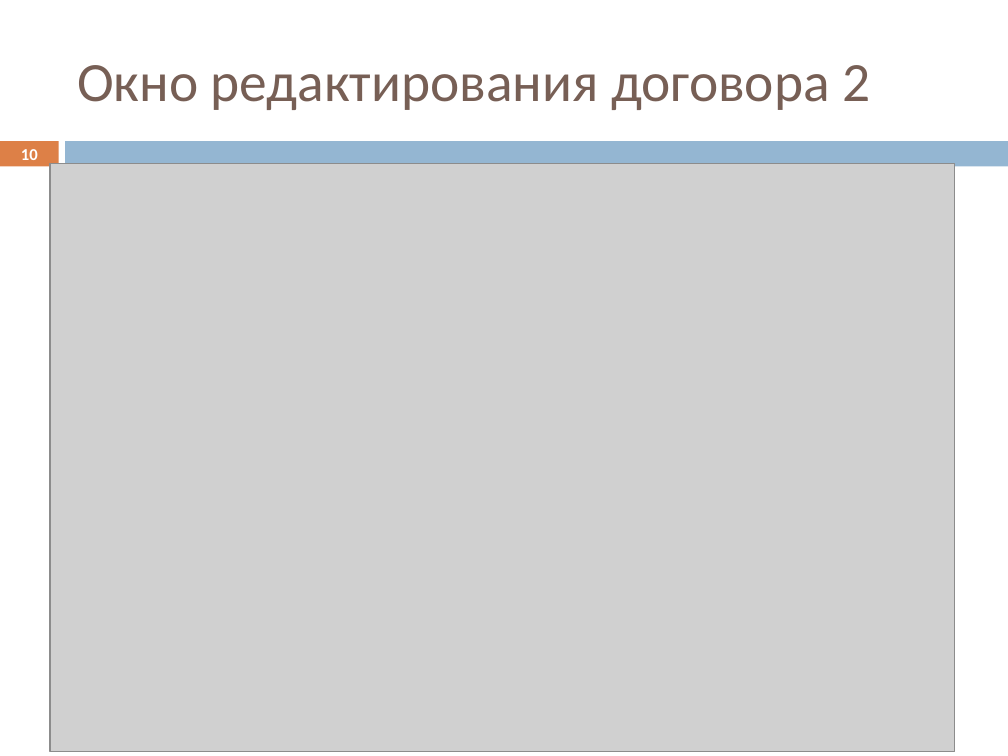
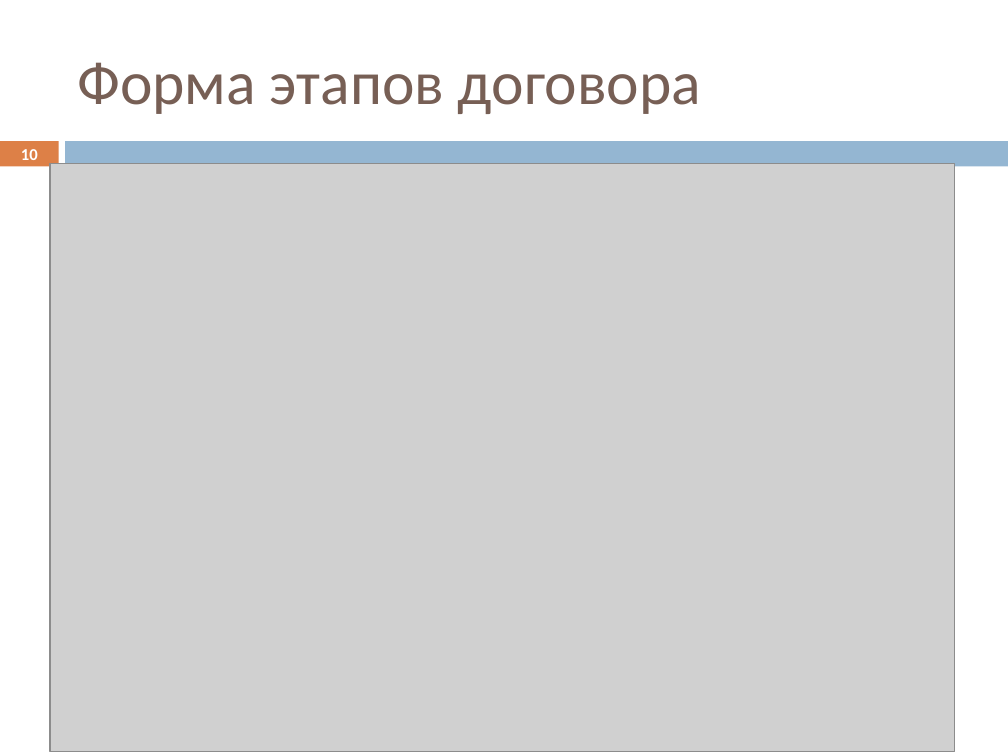
Before and after one commit to Datel777/DIPLOM, a slide deck: slide 10 of Презентация psv46.pptx. Drawn at 1008x756 pixels with LibreOffice and Linux fonts; fonts in the diff are those of the drawing; grey boxes stand for pictures. Boxes give left, top, right and bottom in pixels: in the first picture for what was removed or moved away, otherwise in the second. Text is boxed around its words. In the diff, an @@ line names an element or a change of style, - is before the commit and + after.

```diff
--- a/Презентация psv46.pptx
+++ b/Презентация psv46.pptx
@@ title at (77, 62, 701, 114): text changed; size 39.6 to 44 pt @@
-Окно редактирования договора 2
+Форма этапов договора
```
Also in this commit, not shown: 7 other slides changed, 2 slides added, 2 slides removed, 11 other files.
